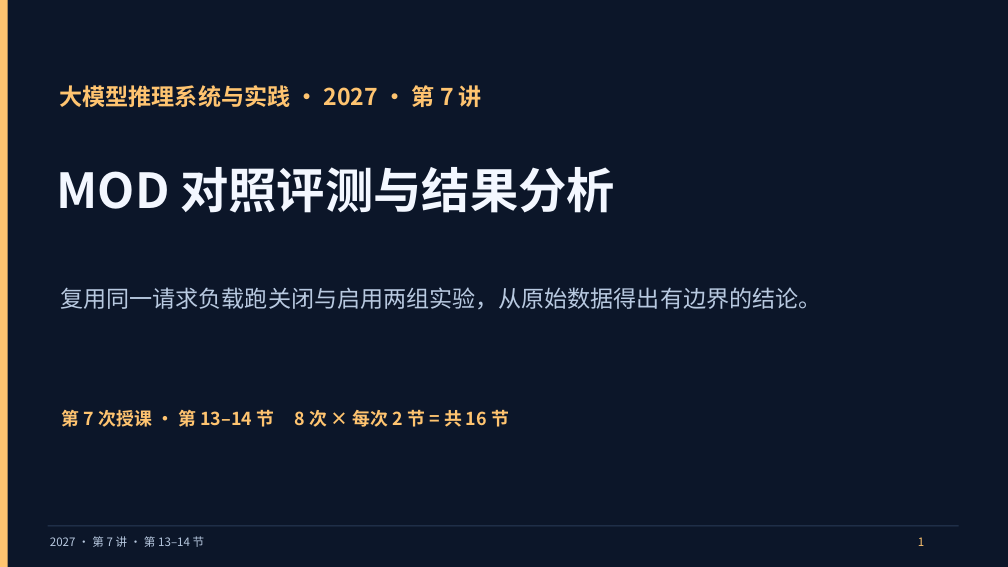
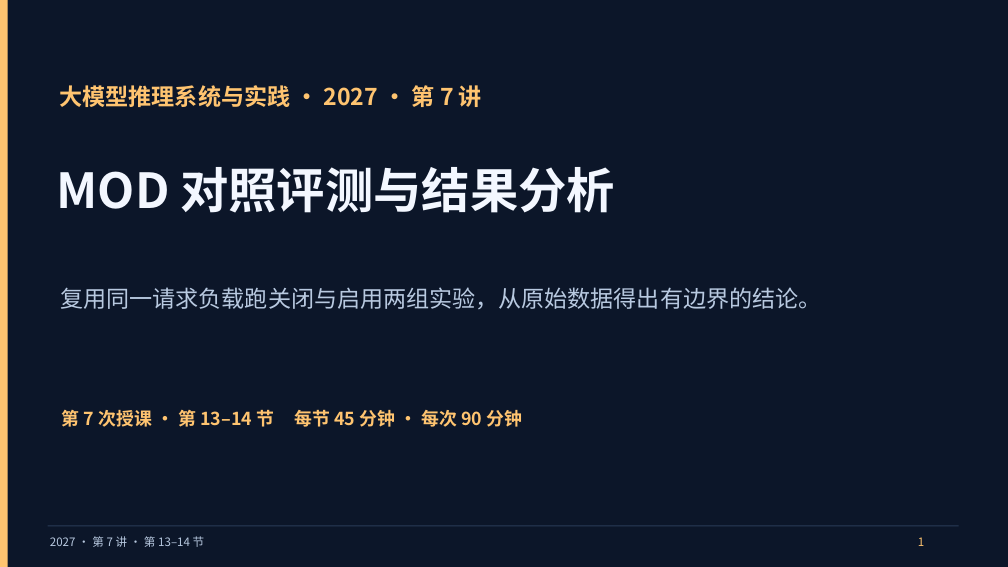
Before and after one commit to vLLM-HUST/intro-to-llm-inference-engines, a slide deck: slide 1 of build/slides/2027/lectures-8-pptx/第07讲_MOD对照评测与结果分析.pptx. Drawn at 1008x567 pixels with LibreOffice and Linux fonts; fonts in the diff are those of the drawing. Boxes give left, top, right and bottom in pixels: in the first picture for what was removed or moved away, otherwise in the second. Text is boxed around its words. In the diff, an @@ line names an element or a change of style, - is before the commit and + after.

```diff
--- a/build/slides/2027/lectures-8-pptx/第07讲_MOD对照评测与结果分析.pptx
+++ b/build/slides/2027/lectures-8-pptx/第07讲_MOD对照评测与结果分析.pptx
@@ text at [62,410,522,427]: text changed @@
-第 7 次授课 · 第 13–14 节 8 次 × 每次 2 节 = 共 16 节
+第 7 次授课 · 第 13–14 节 每节 45 分钟 · 每次 90 分钟
```
Also in this commit, not shown: 8 other slides changed, 8 slides added, 18 other files.
